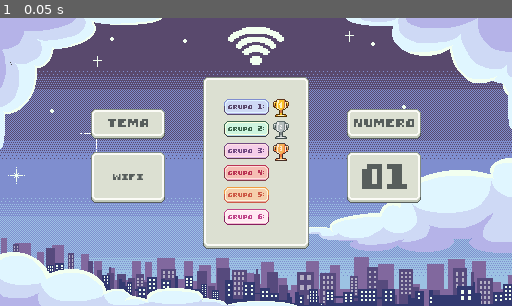
Above: before the commit, frame 1.
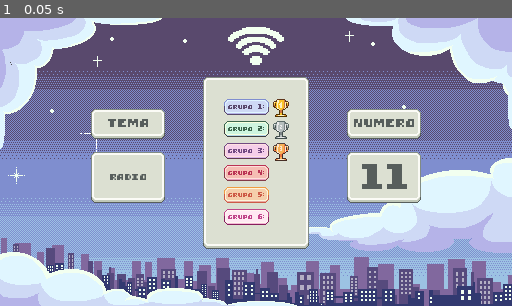
Above: after the commit, the same moment.

Repository: aps-pedrosa/quizgame
Game: Godot game, scene res://scenes/ranks.tscn
The game is run twice, just before and just after one commit, with the same random seed, the same clock (stepped at 60 frames per second) and the same inputs. This scene is started directly instead of the project's main scene.
Inputs:
- Up to frame 1 (0.05 s): no input

The runs differ from the first frame. In frame 1, 0.3% of the frame differs, in the area x 21-75%, y 50-58%.

Commit message:
rank page now shows theme of question

Diff:
--- a/scripts/game_manager.gd
+++ b/scripts/game_manager.gd
@@ -3,6 +3,6 @@
 var turn = 0
 var tema = 0
 var points = [0,0,0,0,0,0]
-var question = 0
+var question = 10
 var player
 var option
--- a/scripts/ranks.gd
+++ b/scripts/ranks.gd
@@ -12,7 +12,7 @@
 @onready var t_5: TextureButton = $HBoxContainer/VBoxContainer/T5
 @onready var t_6: TextureButton = $HBoxContainer/VBoxContainer/T6
 
-@onready var label_4: Label = $TileMap/Node2D/Label4
+@onready var label_t: Label = $TileMap/Node2D/Label4
 
 @onready var label_n: Label = $TileMap/Label3
 
@@ -26,19 +26,19 @@
 	else:
 		label_n.text = str(number)
 
-	match GameManager.tema:
-		1:
-			label_4.text = str("Satelite")
-		2:
-			label_4.text = str("Bluetooth")
-		3:
-			label_4.text = str("Wifi")
-		4:
-			label_4.text = str("Radio")
-		5:
-			label_4.text = str("RFID")
-		6:
-			label_4.text = str("Internet")
+	match GameManager.question:
+		1,2,3:
+			label_t.text = str("Satelite")
+		4,5,6:
+			label_t.text = str("Bluetooth")
+		7,8,9:
+			label_t.text = str("Wifi")
+		10,11,12:
+			label_t.text = str("Radio")
+		13,14,15:
+			label_t.text = str("RFID")
+		16,17,18:
+			label_t.text = str("Internet")
 
 	var teams = [
 		{"name": "Team 1", "points": 12},
